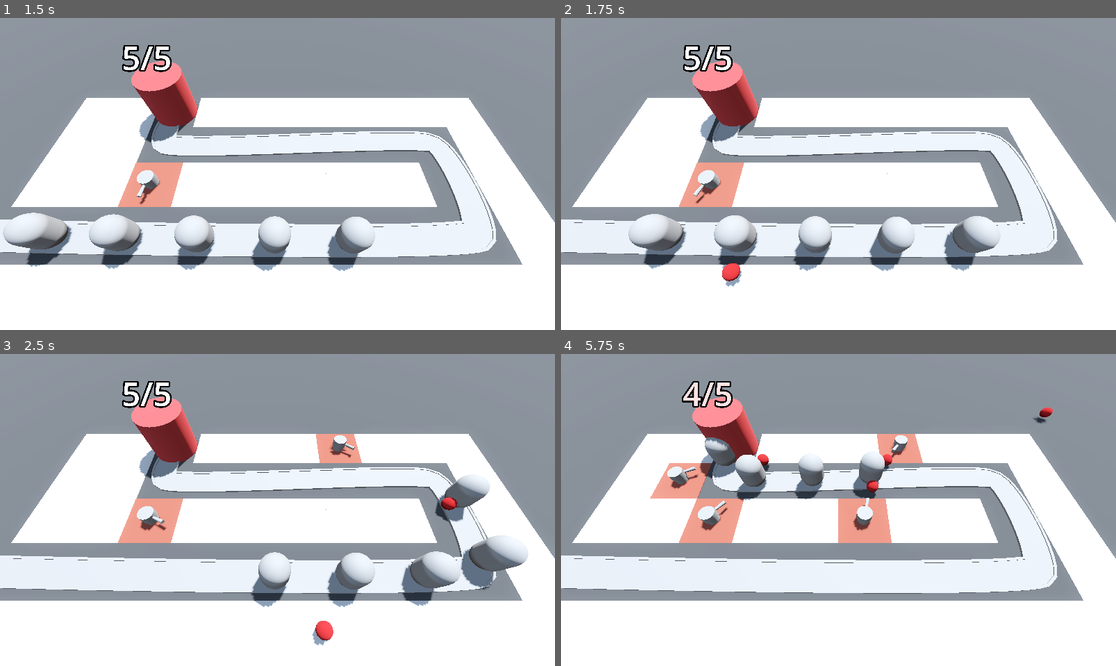
Above: before the commit, frames 1-4 (two rows, left to right).
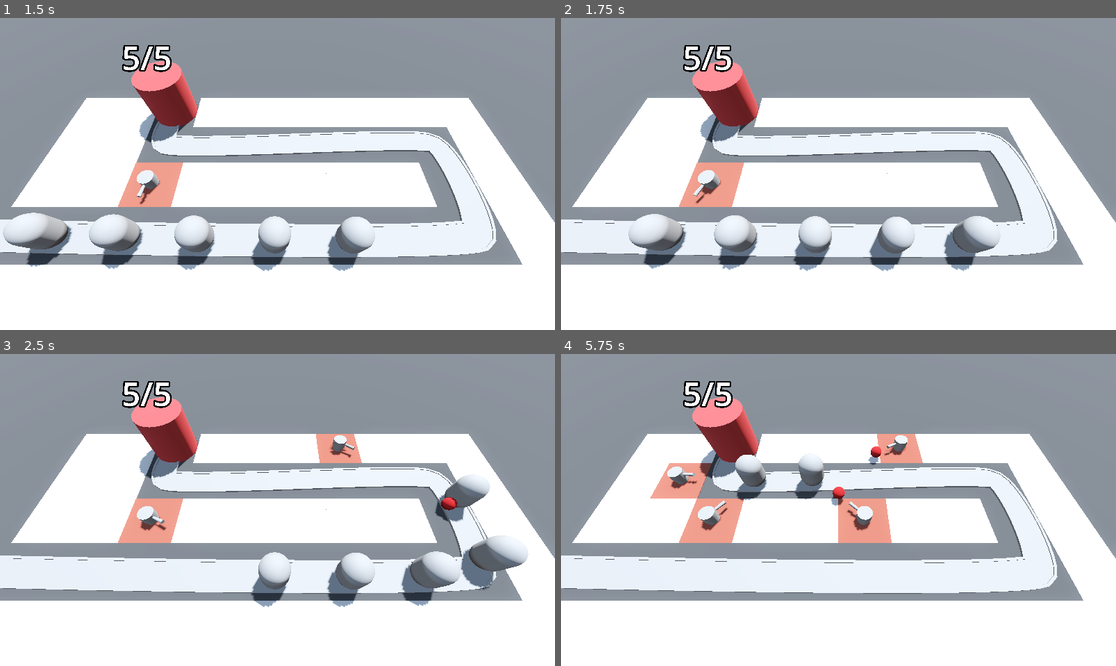
Above: after the commit, the same moments.

Repository: vibrunazo/godot-barbarian
Game: Godot game, scene res://levels/base_level.tscn
Two runs of this game, one before a commit and one after it. Both use one fixed random seed, a clock stepped at 60 frames per second and the inputs below.
Inputs (mouse positions are in pixels of both pictures, inside the frame that each line leads up to):
- Up to frame 1 (1.5 s): tap Enter at 0.5 s; move the mouse to (399, 158) at 0.52 s; press the mouse at (399, 158) at 0.53 s; move the mouse to (166, 189) at 1.27 s; release the mouse at (166, 189) at 1.28 s; tap S (toggle_speed) at 1.35 s
- Up to frame 2 (1.75 s): no input
- Up to frame 3 (2.5 s): move the mouse to (333, 441) at 2.02 s; press the mouse at (333, 441) at 2.03 s
- Up to frame 4 (5.75 s): move the mouse to (810, 572) at 2.77 s; release the mouse at (810, 572) at 2.78 s; tap S (toggle_speed) at 2.85, 4.35 s; move the mouse to (1005, 556) at 3.52 s; press the mouse at (1005, 556) at 3.53 s; move the mouse to (672, 463) at 4.27 s; release the mouse at (672, 463) at 4.28 s; move the mouse to (866, 510) at 5.02 s; press the mouse at (866, 510) at 5.03 s

Frame 1 is identical in both runs. In frame 2, 0.2% of the frame differs, in the area x 29-33%, y 78-87%; in frame 3, 0.2%; in frame 4, 1.8%, in the area x 21-89%, y 8-53%.

Commit message:
50. Damaging Enemies

Diff:
--- a/enemy/enemy.gd
+++ b/enemy/enemy.gd
@@ -3,9 +3,17 @@
 
 ## In meters per second
 @export var speed: float = 5
+@export var max_health: float = 50
+var health: float = 50:
+	set(value):
+		health = clampf(value, 0, max_health)
+		if health <= 0:
+			die()
 
 @onready var base: Base = get_tree().get_first_node_in_group("base")
 
+func _ready() -> void:
+	health = max_health
 
 # Called every frame. 'delta' is the elapsed time since the previous frame.
 func _process(delta: float) -> void:
@@ -17,3 +25,6 @@
 	if base:
 		base.take_damage()
 		set_process(false)
+
+func die() -> void:
+	queue_free()
--- a/enemy/enemy.tscn
+++ b/enemy/enemy.tscn
@@ -1,8 +1,12 @@
-[gd_scene load_steps=3 format=3 uid="uid://bqdsrk0kvk4ah"]
+[gd_scene load_steps=4 format=3 uid="uid://bqdsrk0kvk4ah"]
 
 [ext_resource type="Script" path="res://enemy/enemy.gd" id="1_vcu88"]
 
 [sub_resource type="CapsuleMesh" id="CapsuleMesh_nb54e"]
+radius = 1.0
+height = 3.0
+
+[sub_resource type="CapsuleShape3D" id="CapsuleShape3D_d8pxo"]
 radius = 1.0
 height = 3.0
 
@@ -14,3 +18,9 @@
 [node name="MeshInstance3D" type="MeshInstance3D" parent="."]
 transform = Transform3D(1, 0, 0, 0, 1, 0, 0, 0, 1, 0, 1.5, 0)
 mesh = SubResource("CapsuleMesh_nb54e")
+
+[node name="EnemyArea3D" type="Area3D" parent="." groups=["enemy_area"]]
+
+[node name="CollisionShape3D" type="CollisionShape3D" parent="EnemyArea3D"]
+transform = Transform3D(1, 0, 0, 0, 1, 0, 0, 0, 1, 0, 1.5, 0)
+shape = SubResource("CapsuleShape3D_d8pxo")
--- a/turret/projectile.gd
+++ b/turret/projectile.gd
@@ -5,6 +5,8 @@
 @export var speed: float = 30.0
 ## Kills the projectile after this many seconds
 @export var duration: float = 2.0
+## Damage dealt to enemies
+@export var damage: float = 10
 
 var direction: Vector3 = Vector3.FORWARD
 
@@ -14,3 +16,10 @@
 
 func _physics_process(delta: float) -> void:
 	position += delta * direction * speed
+
+
+func _on_area_entered(area: Area3D) -> void:
+	var enemy: Node3D = area.owner
+	if enemy is Enemy:
+		enemy.health -= damage
+		queue_free()
--- a/turret/projectile.tscn
+++ b/turret/projectile.tscn
@@ -19,3 +19,5 @@
 
 [node name="CollisionShape3D" type="CollisionShape3D" parent="."]
 shape = SubResource("SphereShape3D_oa6a7")
+
+[connection signal="area_entered" from="." to="." method="_on_area_entered"]
--- a/turret/turret.gd
+++ b/turret/turret.gd
@@ -7,10 +7,10 @@
 @onready var spawn_pos: Node3D = %SpawnPos
 
 var enemy_path: Path3D
+var target: Enemy
 
 # Called when the node enters the scene tree for the first time.
 func _ready() -> void:
-	print('turret created')
 	attack_timer.timeout.connect(_on_attack_timer)
 	attack_timer.start()
 
@@ -21,6 +21,7 @@
 	if not enemy_path: return
 	var enemy: Enemy = find_closest_enemy()
 	if not enemy: return
+	target = enemy
 	look_at(enemy.global_position, Vector3.UP, true)
 
 func find_closest_enemy() -> Enemy:
@@ -39,11 +40,11 @@
 	return enemy
 
 func spawn_projectile() -> void:
+	if not target: return
 	var new_projectile: Projectile = projectile_scene.instantiate()
 	add_child(new_projectile)
 	new_projectile.global_position = spawn_pos.global_position
 	new_projectile.direction = global_transform.basis.z
 
 func _on_attack_timer() -> void:
-	print('attack')
 	spawn_projectile()
